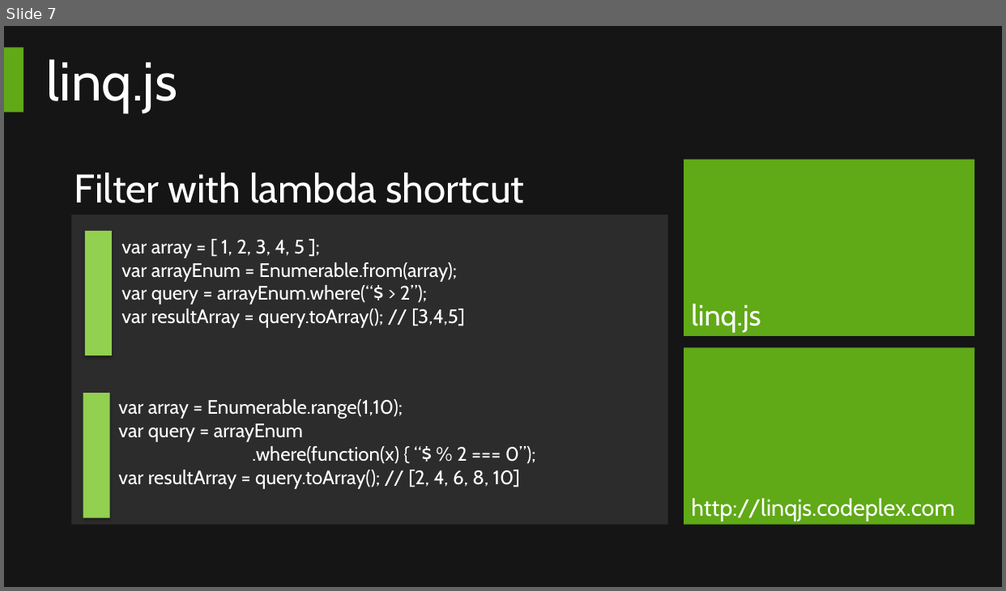
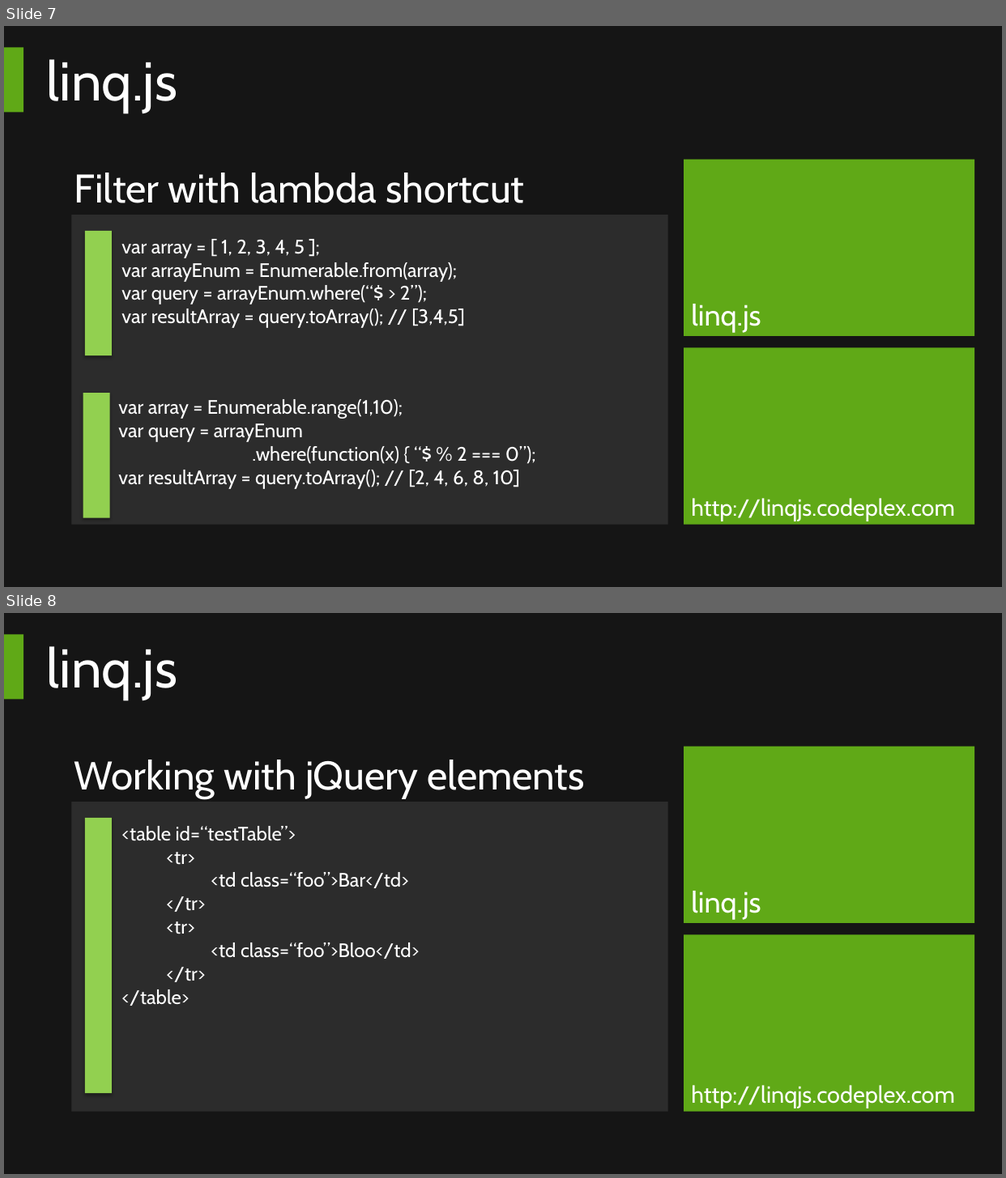
Before and after one commit to rbakersmith/bauerdevsessions, a slide deck: 2013.May/DevSessions.pptx. Shown one above the other, each under a label of ours: slide 7 before the commit, slides 7 and 8 after it. The pictures are 1006x591 and 1006x1178 pixels, drawn with LibreOffice and Linux fonts; fonts in the diff are those of the drawing; background and template pictures are left out. Boxes give left, top, right and bottom in pixels: in the first picture for what was removed or moved away, otherwise in the second. Text is boxed around its words. In the diff, an @@ line names an element or a change of style, - is before the commit and + after.

Commit message:
Added jQuery slides to Powerpoint

```diff
--- a/2013.May/DevSessions.pptx
+++ b/2013.May/DevSessions.pptx
@@ slide 8 added at bbox=[4, 613, 1002, 1174], background #151515; not listed: 1 template element that a slide beside it also shows @@
@@ title added at bbox=[47, 646, 177, 700], 56 pt, text #FFFFFF @@
+linq.js
@@ text added at bbox=[684, 746, 974, 923], fill #60A917, 30 pt, text #FFFFFF @@
+linq.js
@@ text added at bbox=[74, 760, 585, 798], 41 pt, text #FFFFFF @@
+Working with jQuery elements
@@ rectangle added at bbox=[71, 802, 667, 1112], fill #FFFFFF at 10% opacity @@
@@ rectangle added at bbox=[85, 818, 111, 1093], fill #92D050 @@
@@ text added at bbox=[121, 826, 420, 1006], 20 pt, text #FFFFFF @@
+<table id=“testTable”>
+<tr>
+<td class=“foo”>Bar</td>
+</tr>
+<tr>
+<td class=“foo”>Bloo</td>
+</tr>
+</table>
@@ text added at bbox=[684, 935, 974, 1112], fill #60A917, 24 pt, text #FFFFFF @@
+http://linqjs.codeplex.com
```
Also in this commit, not shown: 1 other slide added.
